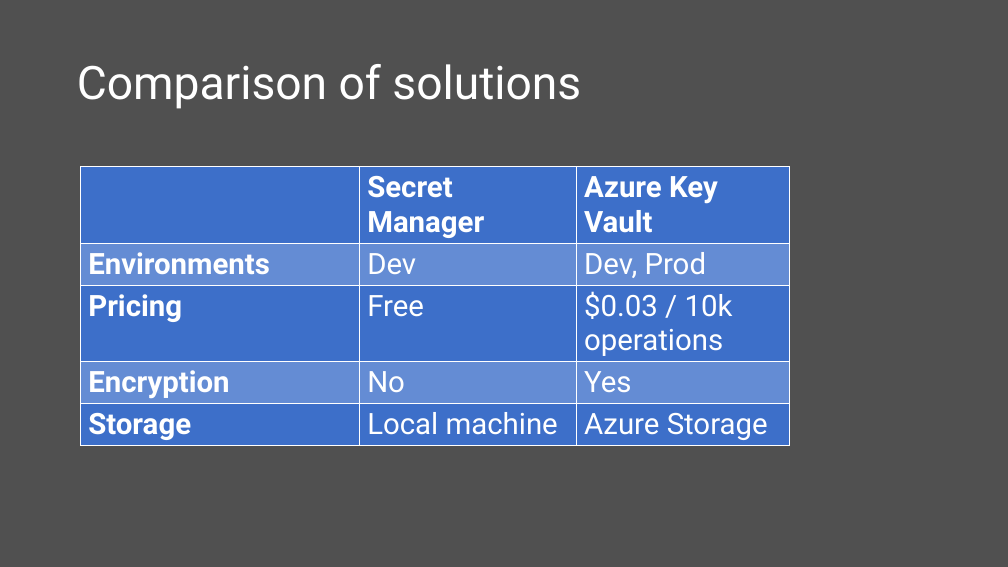
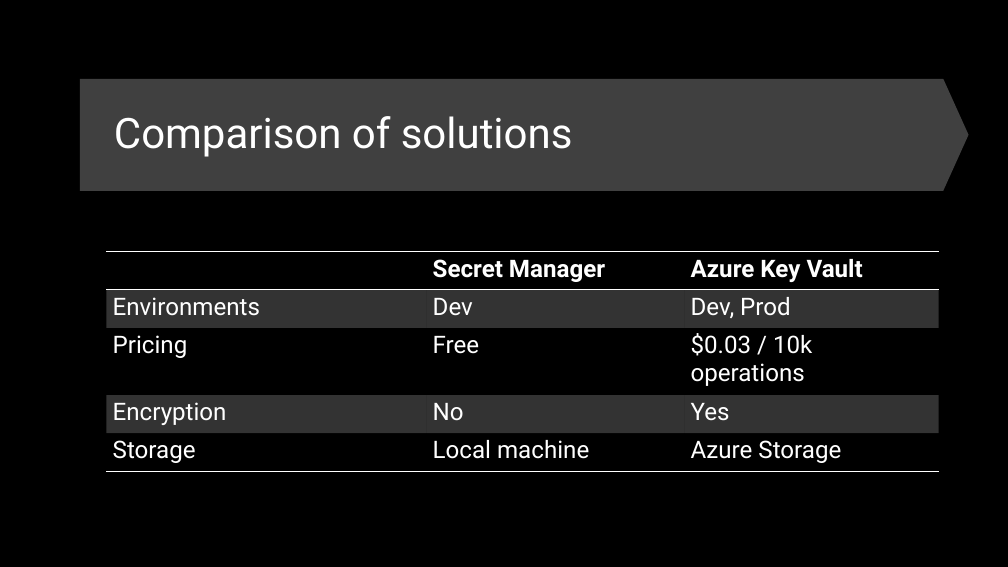
Before and after one commit to scottaddie/slide-decks, a slide deck: slide 13 of Protecting App Secrets.pptx. Drawn at 1008x567 pixels with LibreOffice and Linux fonts; fonts in the diff are those of the drawing. Boxes give left, top, right and bottom in pixels: in the first picture for what was removed or moved away, otherwise in the second. Text is boxed around its words. In the diff, an @@ line names an element or a change of style, - is before the commit and + after.

```diff
--- a/Protecting App Secrets.pptx
+++ b/Protecting App Secrets.pptx
@@ background #505050 to #000000 @@
@@ down arrow added at <box>79,79,969,191</box>, fill #404040 @@
@@ title "Comparison of solutions": place and size @@
-title "Comparison of solutions" at <box>77,64,581,109</box>
+title "Comparison of solutions" at <box>114,116,573,157</box>
@@ title "Comparison of solutions" at <box>114,116,573,157</box>: size 44 to 40 pt @@
@@ table at <box>107,252,939,472</box> @@
@@ size 28 to 23 pt @@
@@ bold off in "Environments", "Pricing", "Encryption", "Storage" @@
@@ borders changed @@
@@ table: place and size @@
-table at <box>81,167,790,444</box>
+table at <box>107,252,939,472</box>
```
Also in this commit, not shown: 2 other slides changed.
